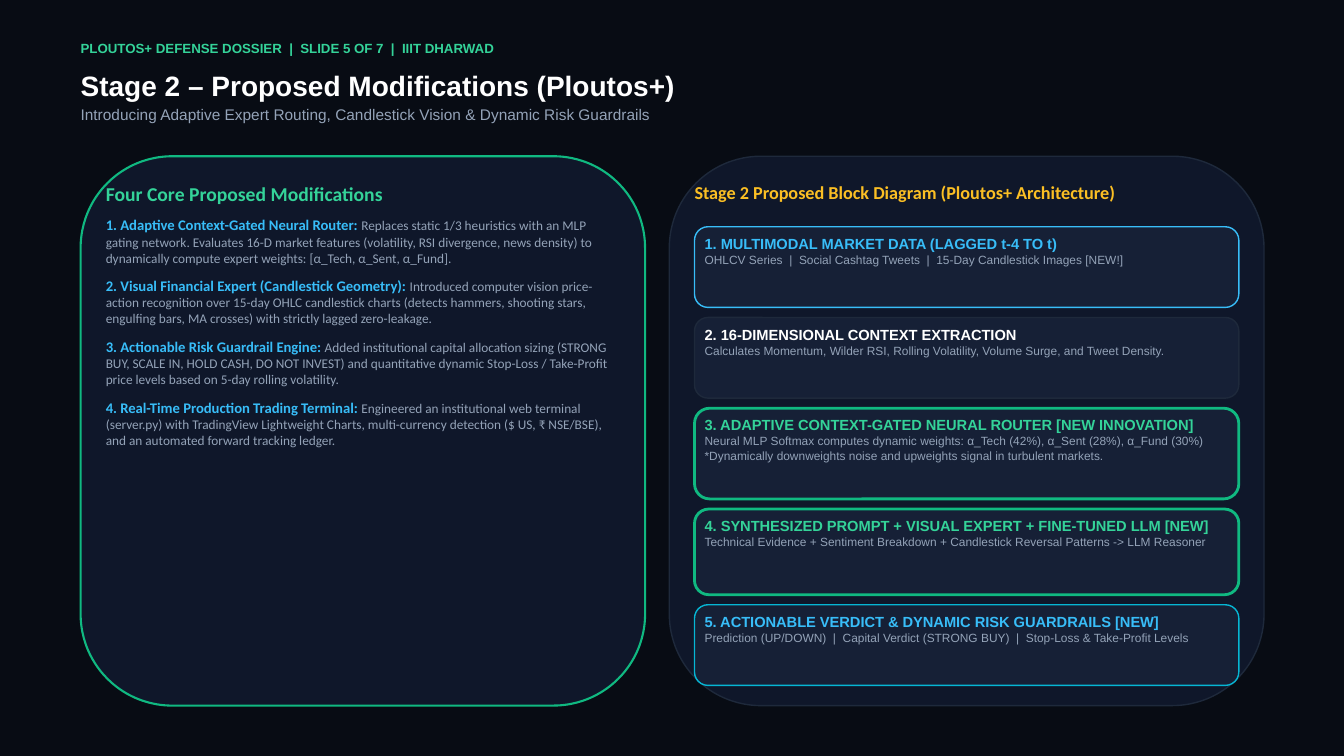
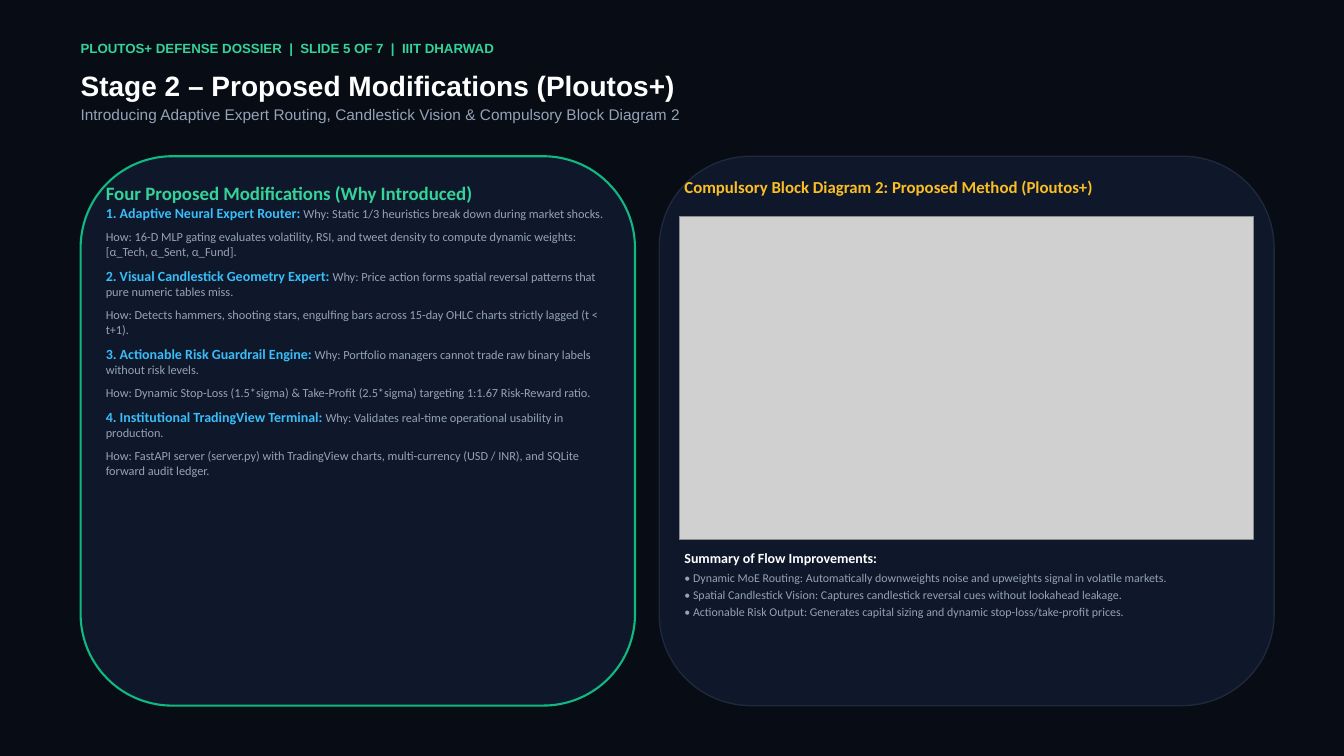
Before and after one commit to rishikesh170106-boop/LLM-FOR-FINANCE-pluotos-, a slide deck: slide 5 of results/Ploutos_Plus_Presentation.pptx. Drawn at 1344x756 pixels with LibreOffice and Linux fonts; fonts in the diff are those of the drawing; grey boxes stand for pictures. Boxes give left, top, right and bottom in pixels: in the first picture for what was removed or moved away, otherwise in the second. Text is boxed around its words. In the diff, an @@ line names an element or a change of style, - is before the commit and + after.

Commit message:
docs: finalize Part A presentation and Part B report with compulsory block diagrams strictly adhering to professor rubric

```diff
--- a/results/Ploutos_Plus_Presentation.pptx
+++ b/results/Ploutos_Plus_Presentation.pptx
@@ text at [81, 109, 680, 123]: text changed @@
-Introducing Adaptive Expert Routing, Candlestick Vision & Dynamic Risk Guardrails
+Introducing Adaptive Expert Routing, Candlestick Vision & Compulsory Block Diagram 2
@@ rounded rectangle: place and size @@
-rounded rectangle at [81, 156, 645, 706]
+rounded rectangle at [81, 156, 635, 706]
@@ rounded rectangle: place and size @@
-rounded rectangle at [669, 156, 1264, 706]
+rounded rectangle at [659, 156, 1274, 706]
@@ text at [106, 184, 603, 477]: text changed; size 9.5 to 8.8 pt @@
-Four Core Proposed Modifications
-1. Adaptive Context-Gated Neural Router: Replaces static 1/3 heuristics with an MLP gating network. Evaluates 16-D market features (volatility, RSI divergence, news density) to dynamically compute expert weights: [α_Tech, α_Sent, α_Fund].
-2. Visual Financial Expert (Candlestick Geometry): Introduced computer vision price-action recognition over 15-day OHLC candlestick charts (detects hammers, shooting stars, engulfing bars, MA crosses) with strictly lagged zero-leakage.
-3. Actionable Risk Guardrail Engine: Added institutional capital allocation sizing (STRONG BUY, SCALE IN, HOLD CASH, DO NOT INVEST) and quantitative dynamic Stop-Loss / Take-Profit price levels based on 5-day rolling volatility.
-4. Real-Time Production Trading Terminal: Engineered an institutional web terminal (server.py) with TradingView Lightweight Charts, multi-currency detection ($ US, ₹ NSE/BSE), and an automated forward tracking ledger.
+Four Proposed Modifications (Why Introduced)
+1. Adaptive Neural Expert Router: Why: Static 1/3 heuristics break down during market shocks.
+How: 16-D MLP gating evaluates volatility, RSI, and tweet density to compute dynamic weights: [α_Tech, α_Sent, α_Fund].
+2. Visual Candlestick Geometry Expert: Why: Price action forms spatial reversal patterns that pure numeric tables miss.
+How: Detects hammers, shooting stars, engulfing bars across 15-day OHLC charts strictly lagged (t < t+1).
+3. Actionable Risk Guardrail Engine: Why: Portfolio managers cannot trade raw binary labels without risk levels.
+How: Dynamic Stop-Loss (1.5*sigma) & Take-Profit (2.5*sigma) targeting 1:1.67 Risk-Reward ratio.
+4. Institutional TradingView Terminal: Why: Validates real-time operational usability in production.
+How: FastAPI server (server.py) with TradingView charts, multi-currency (USD / INR), and SQLite forward audit ledger.
@@ text at [684, 180, 1092, 196]: text changed; size 13 to 12 pt @@
-Stage 2 Proposed Block Diagram (Ploutos+ Architecture)
+Compulsory Block Diagram 2: Proposed Method (Ploutos+)
@@ picture added at [680, 217, 1254, 539] @@
@@ rounded rectangle removed at [695, 227, 1239, 308] @@
@@ text removed at [705, 238, 1123, 267] @@
-1. MULTIMODAL MARKET DATA (LAGGED t-4 TO t)
-OHLCV Series | Social Cashtag Tweets | 15-Day Candlestick Images [NEW!]
@@ rounded rectangle removed at [695, 318, 1239, 398] @@
@@ text removed at [705, 329, 1164, 357] @@
-2. 16-DIMENSIONAL CONTEXT EXTRACTION
-Calculates Momentum, Wilder RSI, Rolling Volatility, Volume Surge, and Tweet Density.
@@ rounded rectangle removed at [695, 408, 1239, 499] @@
@@ text removed at [705, 419, 1203, 462] @@
-3. ADAPTIVE CONTEXT-GATED NEURAL ROUTER [NEW INNOVATION]
-Neural MLP Softmax computes dynamic weights: α_Tech (42%), α_Sent (28%), α_Fund (30%)
-*Dynamically downweights noise and upweights signal in turbulent markets.
@@ rounded rectangle removed at [695, 509, 1239, 595] @@
@@ text removed at [705, 520, 1209, 546] @@
-4. SYNTHESIZED PROMPT + VISUAL EXPERT + FINE-TUNED LLM [NEW]
-Technical Evidence + Sentiment Breakdown + Candlestick Reversal Patterns -> LLM Reasoner
@@ text added at [684, 553, 1167, 618], 8.5 pt, text #94A3B8 @@
+Summary of Flow Improvements:
+• Dynamic MoE Routing: Automatically downweights noise and upweights signal in volatile markets.
+• Spatial Candlestick Vision: Captures candlestick reversal cues without lookahead leakage.
+• Actionable Risk Output: Generates capital sizing and dynamic stop-loss/take-profit prices.
@@ rounded rectangle removed at [695, 605, 1239, 686] @@
@@ text removed at [705, 616, 1188, 645] @@
-5. ACTIONABLE VERDICT & DYNAMIC RISK GUARDRAILS [NEW]
-Prediction (UP/DOWN) | Capital Verdict (STRONG BUY) | Stop-Loss & Take-Profit Levels
```
Also in this commit, not shown: 3 other slides changed, 6 other files.
